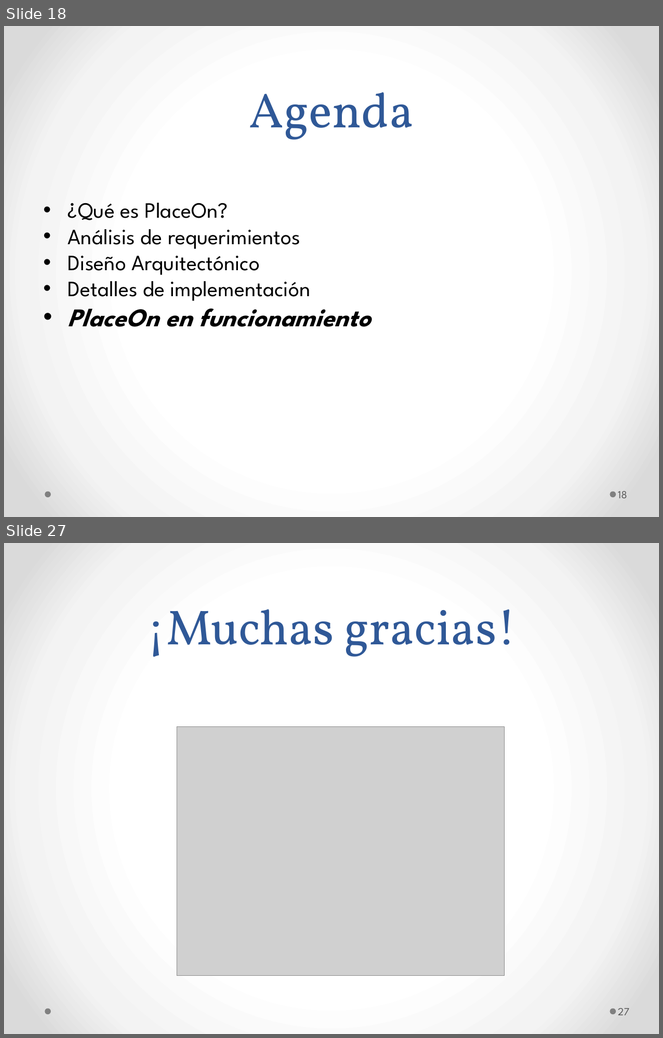
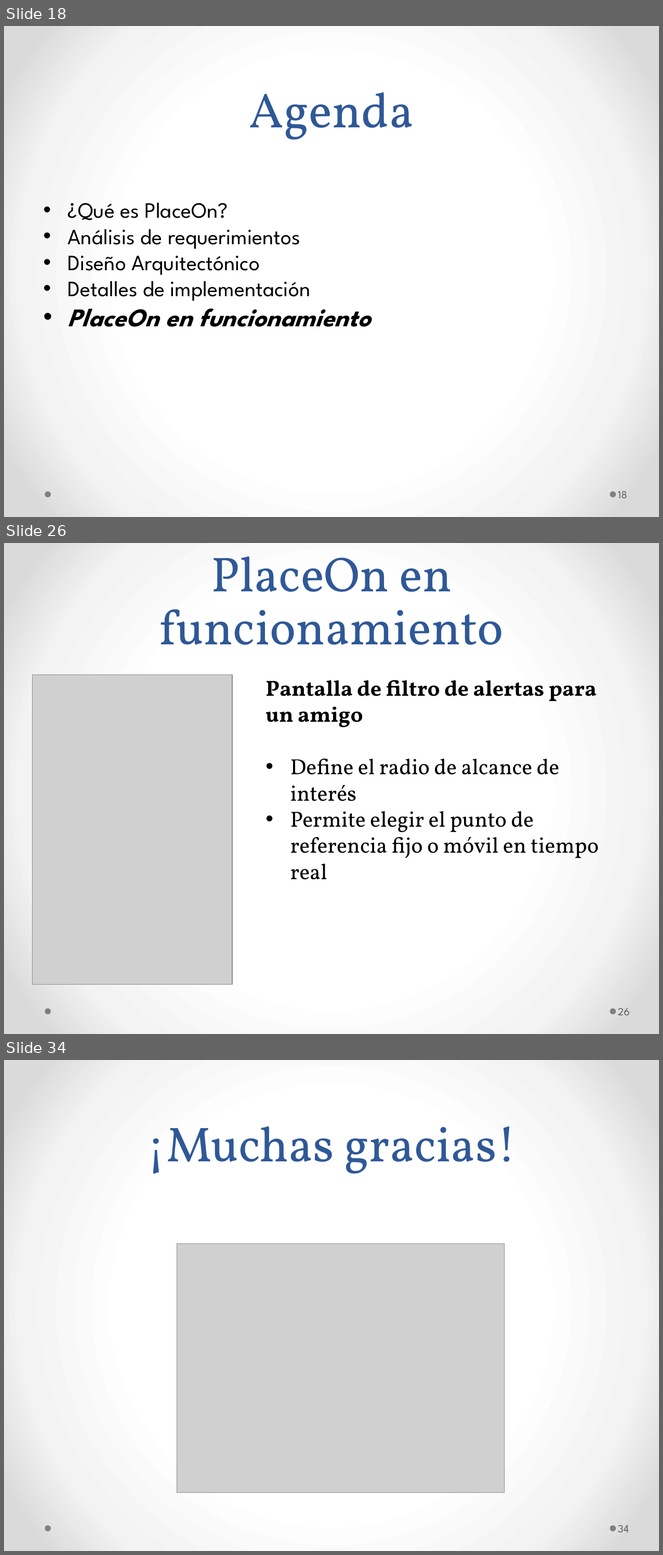
Before and after one commit to ygd182/placeon, a slide deck: Informes/PlaceOn.pptx. Shown one above the other, each under a label of ours: slides 18 and 27 before the commit, slides 18, 26 and 34 after it; the slides between them are not shown. The pictures are 663x1038 and 663x1555 pixels, drawn with LibreOffice and Linux fonts; fonts in the diff are those of the drawing; grey boxes stand for pictures. Boxes give left, top, right and bottom in pixels: in the first picture for what was removed or moved away, otherwise in the second. Text is boxed around its words. In the diff, an @@ line names an element or a change of style, - is before the commit and + after.

```diff
--- a/Informes/PlaceOn.pptx
+++ b/Informes/PlaceOn.pptx
@@ slide 26 added at (4, 543, 659, 1034), background gradient #FFFFFF to #F4F4F4 to #DADADA; not listed: 2 template elements that a slide beside it also shows @@
@@ title added at (159, 556, 504, 645), 54 pt, text #2F5897 @@
+PlaceOn en funcionamiento
@@ picture added at (32, 675, 232, 984) @@
@@ text added at (266, 680, 599, 880), 24 pt, text #000000 @@
+Pantalla de filtro de alertas para un amigo
+• Define el radio de alcance de interés
+• Permite elegir el punto de referencia fijo o móvil en tiempo real
@@ page number added at (618, 1008, 630, 1016), 12 pt, text #595959 @@
+26
@@ what was slide 27 is now slide 34 @@
@@ page number at (618, 1525, 629, 1533): text changed @@
-27
+34
```
Also in this commit, not shown: 9 slides changed, 6 other slides added.
